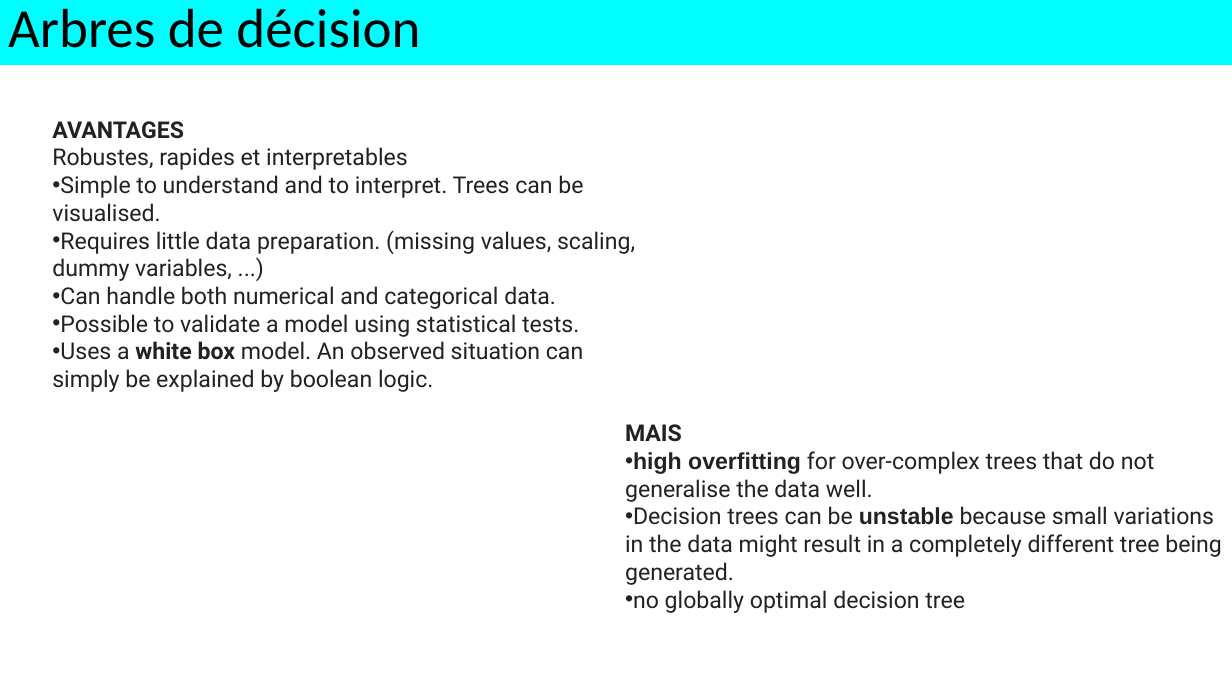
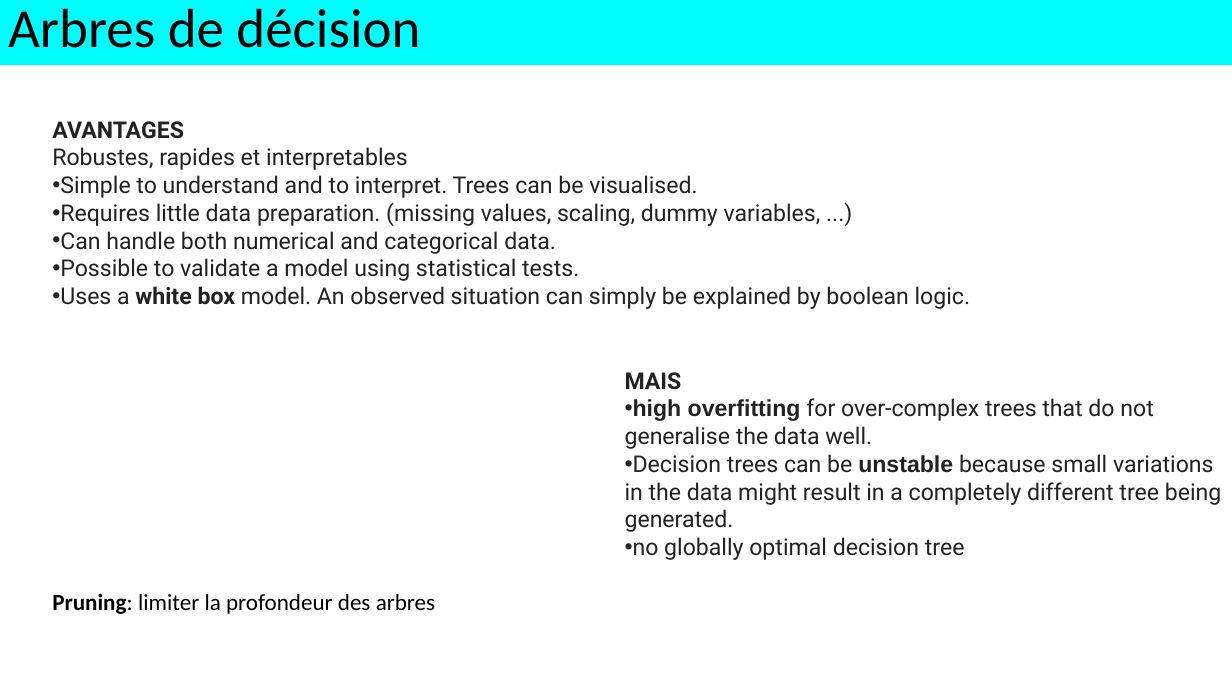
Before and after one commit to alexisperrier/XEmines_DataScience_2020, a slide deck: slide 5 of slides/XEM20_S1D7_random_forests.pptx. Drawn at 1232x693 pixels with LibreOffice and Linux fonts; fonts in the diff are those of the drawing. Boxes give left, top, right and bottom in pixels: in the first picture for what was removed or moved away, otherwise in the second. Text is boxed around its words. In the diff, an @@ line names an element or a change of style, - is before the commit and + after.

```diff
--- a/slides/XEM20_S1D7_random_forests.pptx
+++ b/slides/XEM20_S1D7_random_forests.pptx
@@ text "AVANTAGES" rewrapped from bbox=[52, 121, 635, 392] to bbox=[52, 121, 971, 309] @@
@@ text "MAIS": place and size @@
-text "MAIS" at bbox=[625, 424, 1221, 613]
+text "MAIS" at bbox=[625, 372, 1221, 560]
@@ text added at bbox=[52, 594, 435, 614], 18 pt, text #000000 @@
+Pruning: limiter la profondeur des arbres
```
Also in this commit, not shown: 7 slides added.
